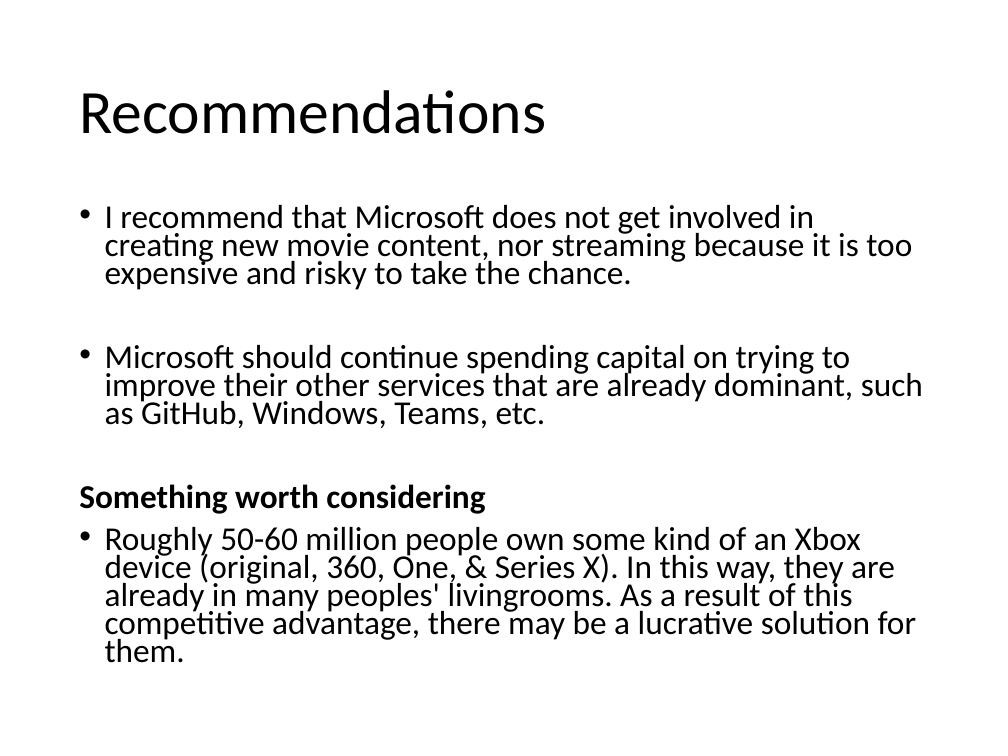
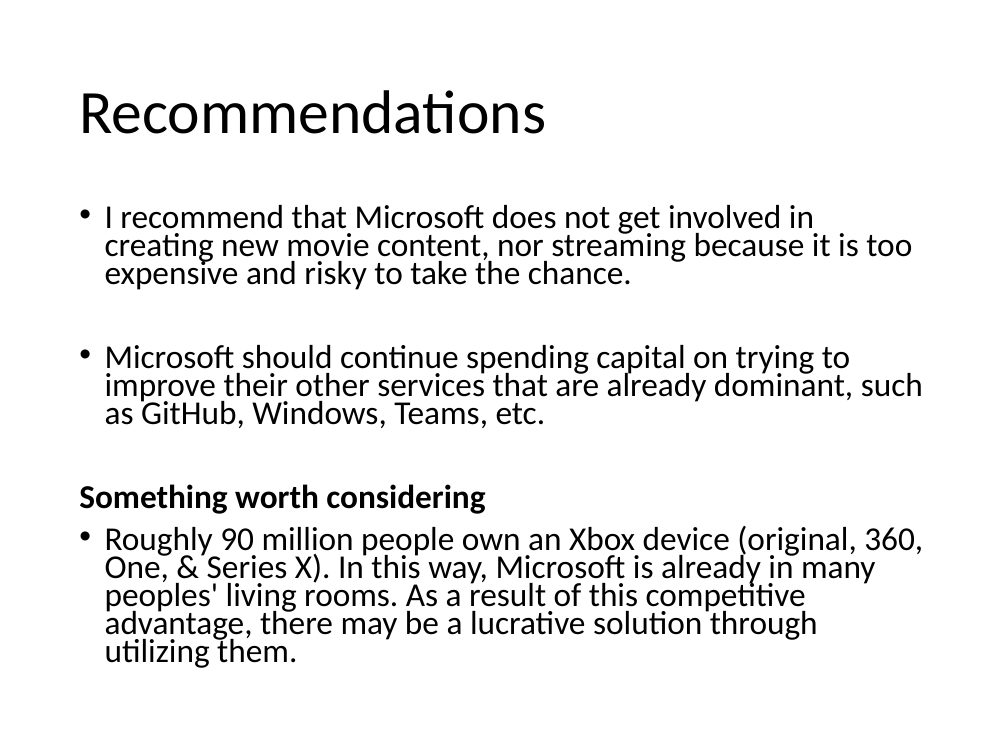
Before and after one commit to kagada01/dsc-mod-1-project-v2-1-online-ds-sp-000, a slide deck: slide 9 of Presentation.pptx. Drawn at 1008x756 pixels with LibreOffice and Linux fonts; fonts in the diff are those of the drawing. Boxes give left, top, right and bottom in pixels: in the first picture for what was removed or moved away, otherwise in the second. Text is boxed around its words. In the diff, an @@ line names an element or a change of style, - is before the commit and + after.

Commit message:
finished powerpoint

```diff
--- a/Presentation.pptx
+++ b/Presentation.pptx
@@ text at box(105, 526, 923, 668): text changed @@
-• Roughly 50-60 million people own some kind of an Xbox device (original, 360, One, & Series X). In this way, they are already in many peoples' livingrooms. As a result of this competitive advantage, there may be a lucrative solution for them.
+• Roughly 90 million people own an Xbox device (original, 360, One, & Series X). In this way, Microsoft is already in many peoples' living rooms. As a result of this competitive advantage, there may be a lucrative solution through utilizing them.
```
Also in this commit, not shown: 6 other slides changed, 1 other file.
